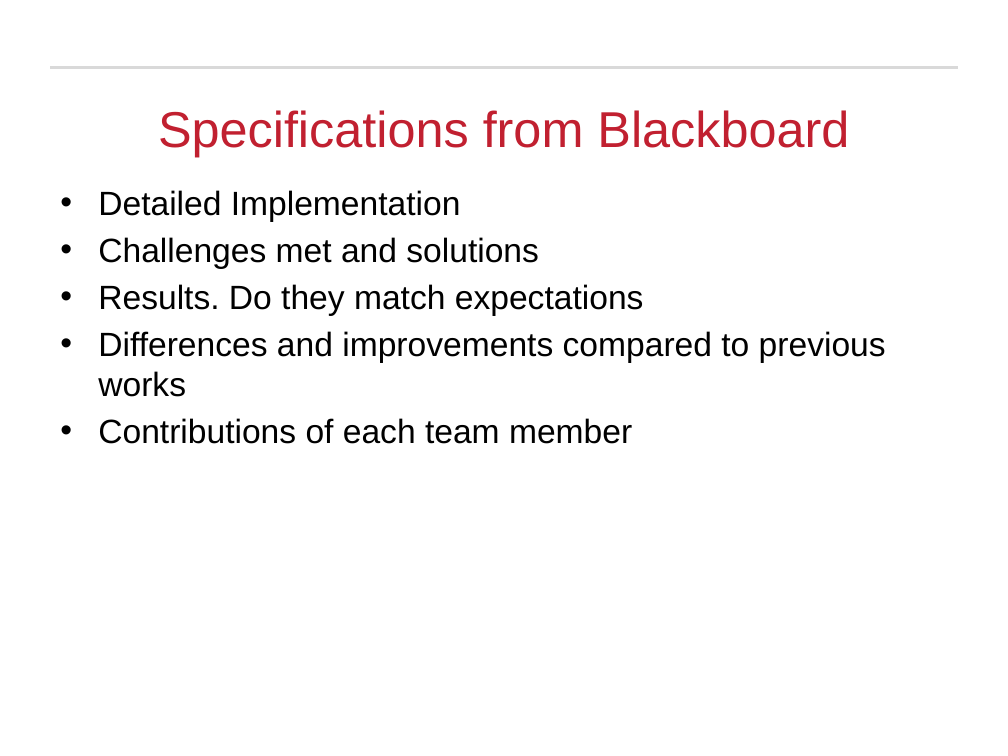
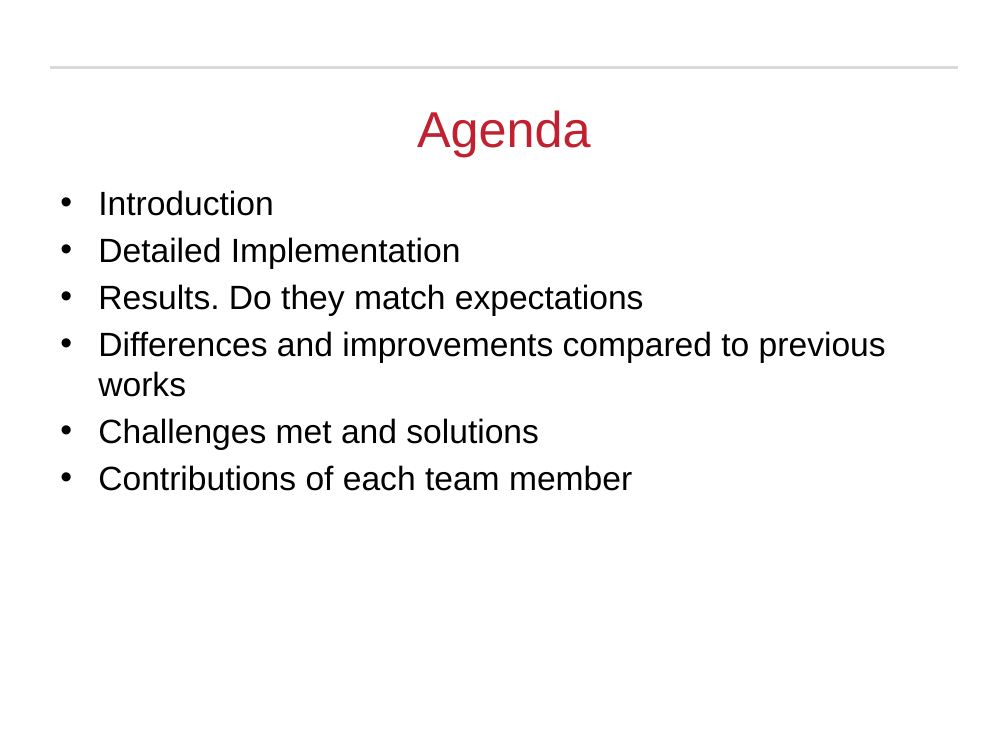
Before and after one commit to Michael-Hodges/PointNet, a slide deck: slide 2 of PowerPoints/EECE5554_Final_Project.pptx (slide 5 before the commit). Drawn at 1008x756 pixels with LibreOffice and Linux fonts; fonts in the diff are those of the drawing; background and template pictures are left out. Boxes give left, top, right and bottom in pixels: in the first picture for what was removed or moved away, otherwise in the second. Text is boxed around its words. In the diff, an @@ line names an element or a change of style, - is before the commit and + after.

```diff
--- a/PowerPoints/EECE5554_Final_Project.pptx
+++ b/PowerPoints/EECE5554_Final_Project.pptx
@@ title at [417, 110, 591, 157]: text changed @@
-Specifications from Blackboard
+Agenda
@@ text at [98, 190, 273, 216]: paragraph added @@
+• Introduction
@@ text at [98, 237, 539, 269]: paragraph removed @@
-• Challenges met and solutions
@@ text at [98, 418, 539, 450]: paragraph added @@
+• Challenges met and solutions
```
Also in this commit, not shown: 4 other slides changed, 8 slides added.
